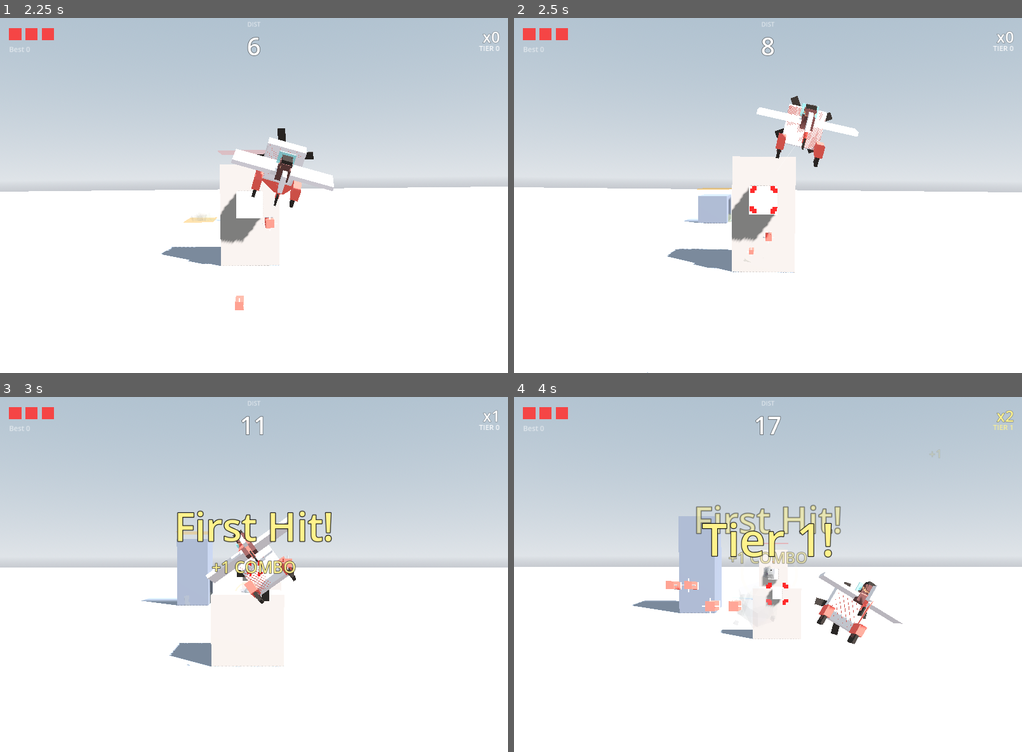
Above: before the commit, frames 1-4 (two rows, left to right).
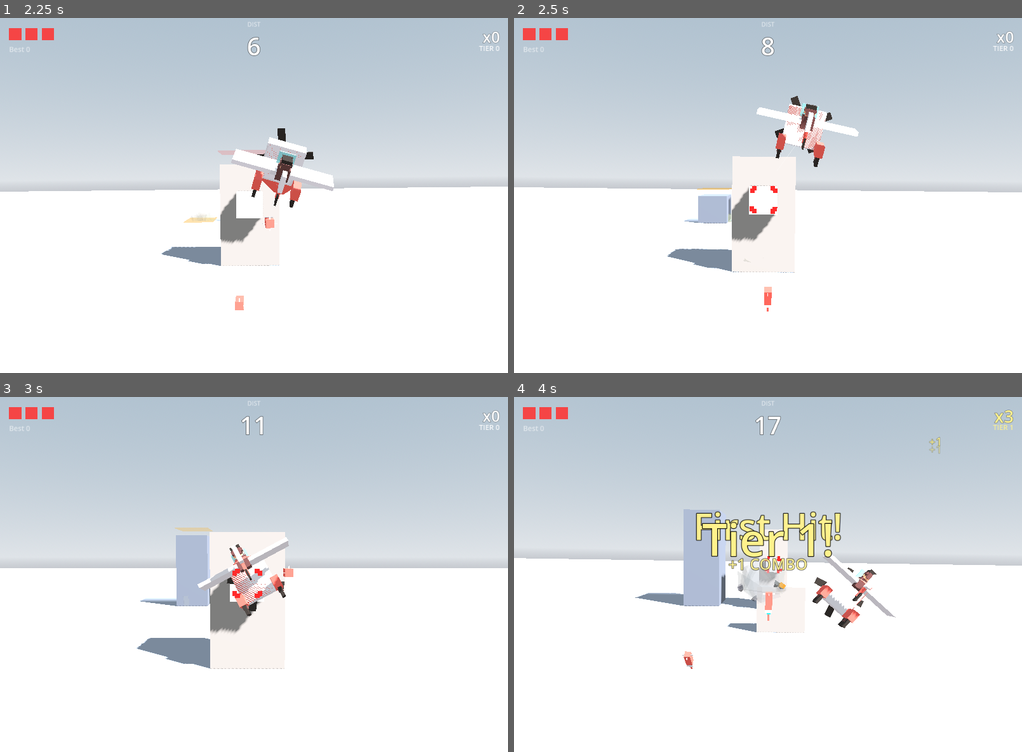
Above: after the commit, the same moments.

Repository: weathermanho/supercent
Game: Godot game, scene res://scenes/Main.tscn
The game is run twice, just before and just after one commit, with the same random seed, the same clock (stepped at 60 frames per second) and the same inputs.
Inputs (mouse positions are in pixels of both pictures, inside the frame that each line leads up to):
- Up to frame 1 (2.25 s): tap Enter at 0.5, 1.25 s; move the mouse to (365, 177) at 0.52 s; hold Right mouse button (fire_missle) 0.53-1.25 s; click (365, 177) at 0.67 s; drag from (152, 213) to (228, 266) at 1.27 s; move the mouse to (304, 117) at 2.02 s; hold Right mouse button (fire_missle) from 2.03 s (still down); click (304, 117) at 2.17 s
- Up to frame 2 (2.5 s): keep holding Right mouse button (fire_missle)
- Up to frame 3 (3 s): release Right mouse button (fire_missle) at 2.75 s; drag from (228, 645) to (101, 521) at 2.77 s
- Up to frame 4 (4 s): move the mouse to (920, 627) at 3.52 s; hold Right mouse button (fire_missle) from 3.53 s (still down); click (920, 627) at 3.67 s

Frame 1 is identical in both runs. In frame 2, 0.1% of the frame differs, in the area x 26-51%, y 60-100%; in frame 3, 5.3%; in frame 4, 6.9%, in the area x 0-100%, y 3-77%.

Commit message:
feat: 미사일 곡선 호밍 + 콜로서스 HP (크기 = 명중 횟수)
(4) 미사일 곡선:
- Missle 부스트 phase에서 표적 방향으로 *스냅* 대신 제한된 회전속도로
  점진 블렌드 (TURN_RATE=5.0 rad/sec). 결과: 드롭에서 빠져나오며 보이는
  호를 그리고 표적으로 휘어듦.
- 호밍이 너무 강하면 답답하니 약하게(블렌드 비율 0.083/frame@60fps).

(6) 콜로서스 HP:
- Pillar.core_hp 추가. 부서지는 콜로서스 = 3, 나머지 = 1.
- take_core_damage() — HP 감소, 0이면 shatter, 아니면 chip:
  * body 톤을 빨갛게 lerp + 스케일 펀치 → 명중이 felt
- Missle.pillars_hit 추적 — pierce 미사일이 같은 기둥 AABB에 머무르며
  매 프레임 HP 깎는 거 방지.
- pierce는 *kill* 시에만 소모 (chip은 미사일 소비).
- 매 chip도 +1 콤보 — 큰 표적이 처음부터 끝까지 보상감.
- chip 시 작은 BLOCK_SPARK + 살짝 흔들림; kill만 PILLAR_BREAK 풀 폭발.
- Tier 상승은 chip에서도 가능 (combo는 매 hit 카운트).

Co-Authored-By: Claude Opus 4.7 <noreply@anthropic.com>

Diff:
--- a/godot_project/scripts/Main.gd
+++ b/godot_project/scripts/Main.gd
@@ -724,21 +724,26 @@
 			to_remove.append(i)
 			continue
 
-		# Pillar hit. A BREAKABLE pillar shatters on ANY body hit (the glowing
-		# core is the aim point, not a pixel-perfect weak spot — far better feel
-		# with manual aim); an UNBREAKABLE pillar just sparks and stops the shot.
+		# Pillar hit. A BREAKABLE pillar's core takes damage (multi-hit for big
+		# targets); the missile pierces ON A KILL only. An UNBREAKABLE pillar
+		# sparks and stops the shot. A missile never re-hits the same pillar
+		# (pillars_hit set), so a pierce shot doesn't drain HP every frame while
+		# sitting in the AABB.
 		var broke := false
+		var killed := false
 		var blocked := false
 		for pl in _pillars:
 			if not pl.is_solid_hazard():
 				continue
-			# AABB overlap with a small margin (front face emphasised in -X).
 			if m.position.x > pl.global_position.x - pl.w * 0.5 - HIT_RADIUS \
 			and m.position.x < pl.global_position.x + pl.w * 0.5 + HIT_RADIUS \
 			and absf(m.position.y - pl.global_position.y) < pl.h * 0.5 + HIT_RADIUS \
 			and absf(m.position.z - pl.global_position.z) < pl.d * 0.5 + HIT_RADIUS:
 				if pl.breakable and pl.core_alive:
-					_on_core_hit(pl, m)
+					if pl in m.pillars_hit:
+						continue
+					m.pillars_hit.append(pl)
+					killed = _on_core_hit(pl, m)
 					broke = true
 				else:
 					_spawn_explosion(m.position, SmokeBurstScript.Kind.BLOCK_SPARK, 1.0)
@@ -746,8 +751,9 @@
 					blocked = true
 				break
 		if broke:
-			if m.pierce > 0:
-				m.pierce -= 1            # punch through, keep flying
+			# Pierce only on a kill — chip hits don't waste pierce charges.
+			if killed and m.pierce > 0:
+				m.pierce -= 1
 			else:
 				to_remove.append(i)
 			continue
@@ -760,19 +766,20 @@
 	_cleanup(to_remove, _missles)
 
 
-func _on_core_hit(pl: Node3D, m: Node3D) -> void:
+## Returns true if this hit killed the pillar (multi-HP cores chip first, then
+## the killing shot fires the full kill juice + combo bookkeeping).
+func _on_core_hit(pl: Node3D, m: Node3D) -> bool:
+	var pos: Vector3 = pl.core_world_pos()
+	var killed: bool = pl.take_core_damage()
+
+	# Every hit (chip OR kill) counts toward combo so big targets feel rewarding
+	# all the way through, not only on the killing shot.
 	var prev_tier: int = GameConfig.combo_tier
-	pl.shatter()
 	GameConfig.register_core_hit()
 	if GameConfig.combo > _max_combo_run:
 		_max_combo_run = GameConfig.combo
 	if GameConfig.combo_tier > _max_tier_run:
 		_max_tier_run = GameConfig.combo_tier
-
-	# Moment text — First Hit happens at most once per run; Tier Up at each new
-	# threshold. They land OVER the action so the player FEELS the milestone.
-	# First Hit teaches the COMBO concept with a "+1 COMBO" subtitle (the player
-	# learns that hitting cores grows a counter).
 	if not _seen_first_hit:
 		_seen_first_hit = true
 		_show_moment("First Hit!", Color(1.0, 0.95, 0.55), 72, "+1 COMBO")
@@ -780,10 +787,19 @@
 		_show_combo_tick()
 	_bump_combo_widget()
 
-	var pos: Vector3 = pl.core_world_pos()
+	if not killed:
+		# Chip on a multi-HP target — visible bounce, no full explosion.
+		_spawn_explosion(pos, SmokeBurstScript.Kind.BLOCK_SPARK, 1.5)
+		shaker.shake(GameConfig.shake_hit_intensity * 0.7, 0.09)
+		time_scaler.request_hitstop(GameConfig.hitstop_duration * 0.7)
+		# Tier may still rise on a chip hit — still celebrate it.
+		if GameConfig.combo_tier > prev_tier:
+			_show_moment("Tier %d!" % GameConfig.combo_tier, _tier_color(GameConfig.combo_tier), 88)
+			flash_overlay.flash(0.22, 0.10, false)
+		return false
+
+	# Kill — full juice.
 	_spawn_explosion(pos, SmokeBurstScript.Kind.PILLAR_BREAK, float(m.tier + 1))
-
-	# Tier-up celebration.
 	if GameConfig.combo_tier > prev_tier:
 		_show_moment("Tier %d!" % GameConfig.combo_tier, _tier_color(GameConfig.combo_tier), 88)
 		shaker.shake(GameConfig.shake_hit_intensity * 1.6, 0.2)
@@ -792,6 +808,7 @@
 	else:
 		shaker.shake(GameConfig.shake_hit_intensity, GameConfig.shake_hit_duration)
 		time_scaler.request_hitstop(GameConfig.hitstop_duration)
+	return true
 
 
 func _on_giant_chip(g: Node3D) -> void:
--- a/godot_project/scripts/Missle.gd
+++ b/godot_project/scripts/Missle.gd
@@ -23,6 +23,11 @@
 ## (4축 ③관통).
 var tier: int = 0
 var pierce: int = 0
+
+## Pillars this missile has already damaged this flight — so a pierce shot
+## doesn't repeatedly re-hit the same target every frame while sitting inside
+## its AABB.
+var pillars_hit: Array = []
 
 
 func _ready() -> void:
@@ -70,16 +75,28 @@
 		position += velocity * delta
 		_orient_to_dir(Vector3.RIGHT)
 	else:
-		# Phase 2 — booster: point STRAIGHT at the target (or straight forward
-		# with no lock) and fly in a straight line. We set the direction directly
-		# (not move_toward) so there's a clean drop -> straight-line corner
-		# instead of a smooth elliptical arc between the two phases.
-		var dir: Vector3 = Vector3.RIGHT
+		# Phase 2 — booster: SMOOTHLY turn toward the target instead of snapping.
+		# A limited turn rate produces a visible arc (the missile sweeps up out
+		# of the drop) and reads as a guided weapon, not a tracking laser. With
+		# no target the missile keeps its current heading (straight forward).
+		var dir_target: Vector3 = Vector3.RIGHT
 		if target != null and is_instance_valid(target):
-			dir = (target.global_position - global_position).normalized()
+			dir_target = (target.global_position - global_position).normalized()
+
+		var current_dir: Vector3
+		if velocity.length_squared() > 1.0:
+			current_dir = velocity.normalized()
+		else:
+			current_dir = Vector3.RIGHT
+
+		# Turn rate in radians/sec; clamped blend factor caps per-frame swing.
+		const TURN_RATE := 5.0
+		var blend: float = clampf(TURN_RATE * delta, 0.0, 1.0)
+		var new_dir: Vector3 = current_dir.lerp(dir_target, blend).normalized()
+
 		var spd: float = maxf(velocity.length(), 320.0)
 		spd = minf(spd + 3000.0 * delta, GameConfig.missile_max_speed)
-		velocity = dir * spd
+		velocity = new_dir * spd
 		position += velocity * delta
 		_orient_to_dir(velocity)
 
--- a/godot_project/scripts/Pillar.gd
+++ b/godot_project/scripts/Pillar.gd
@@ -44,6 +44,9 @@
 var _y_hidden: float
 var _y_risen: float
 var core_alive: bool = false
+## HP for breakable cores. Big targets (colossi) take multiple hits — the
+## "target size reflects hit count" rule. Normal / spike / fake all = 1.
+var core_hp: int = 1
 
 var _body: MeshInstance3D
 var _core: MeshInstance3D
@@ -107,6 +110,13 @@
 		# Risen = standing on the floor, bottom at GROUND_Y, top at GROUND_Y + h.
 		_y_risen = GROUND_Y + h * 0.5
 		_y_hidden = GROUND_Y - h * 0.5 - 40.0
+
+	# Bigger targets take more hits. Only the breakable variants matter here;
+	# unbreakable colossi never enter the take_core_damage path.
+	if breakable and kind == Kind.COLOSSUS:
+		core_hp = 3
+	else:
+		core_hp = 1
 
 
 func _ready() -> void:
@@ -246,6 +256,27 @@
 	return breakable and core_alive and _phase == Phase.RISEN
 
 
+## Apply one core hit. Returns true if THIS hit was the killing blow (the
+## caller plays the full death juice + combo bookkeeping in that case). When
+## false, the pillar absorbs a chip — body tints darker so the player sees
+## visible progress on big targets that take multiple shots.
+func take_core_damage() -> bool:
+	core_hp -= 1
+	if core_hp <= 0:
+		shatter()
+		return true
+	# Chip — visually drop the body toward red-tinted concrete + briefly punch
+	# the body scale so a hit is FELT even though the pillar is still standing.
+	if _body != null:
+		var tint_step: float = 0.18
+		_body.modulate = _body.modulate.lerp(Color(1.2, 0.7, 0.6, 1.0), tint_step)
+		_body.scale = Vector3(1.07, 1.07, 1.07)
+		var tw := create_tween()
+		tw.tween_property(_body, "scale", Vector3.ONE, 0.16) \
+			.set_trans(Tween.TRANS_BACK).set_ease(Tween.EASE_OUT)
+	return false
+
+
 ## Called when a missile destroys the core. Triggers collapse; pillar enters
 ## DEAD state immediately. The core node is FREED so any in-flight missiles
 ## that were homing on it lose their target (is_instance_valid -> false) and
